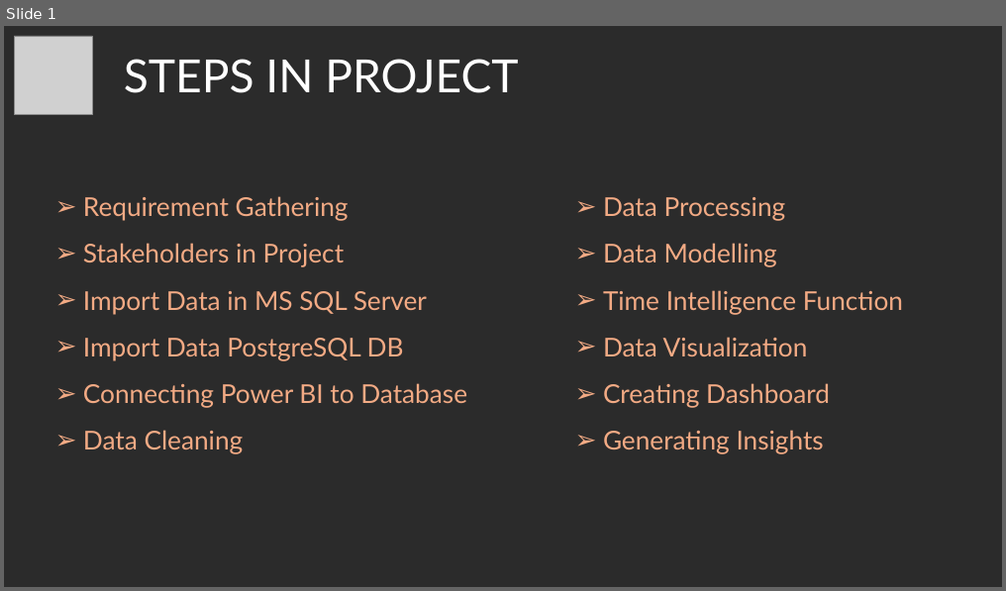
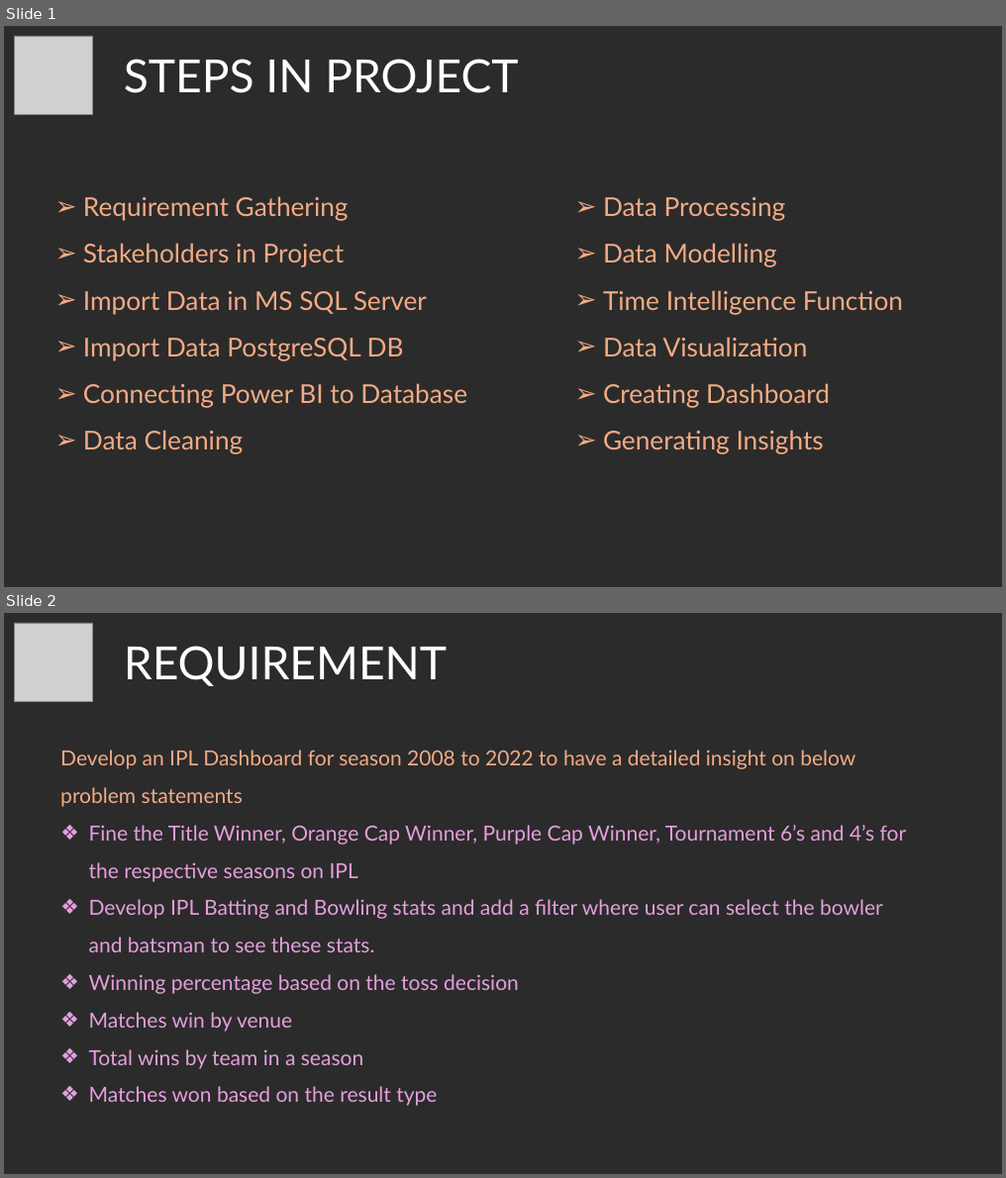
Before and after one commit to CharlieThomasCTG/PowerBI_Cricket_IPL_DashBoard, a slide deck: IPL_analysis_Problem_Statement.pptx. Shown one above the other, each under a label of ours: slide 1 before the commit, slides 1 and 2 after it. The pictures are 1006x591 and 1006x1178 pixels, drawn with LibreOffice and Linux fonts; fonts in the diff are those of the drawing; grey boxes stand for pictures; background and template pictures are left out; a plain dark background stands for a picture behind light text. Boxes give left, top, right and bottom in pixels: in the first picture for what was removed or moved away, otherwise in the second. Text is boxed around its words. In the diff, an @@ line names an element or a change of style, - is before the commit and + after.

```diff
--- a/IPL_analysis_Problem_Statement.pptx
+++ b/IPL_analysis_Problem_Statement.pptx
@@ slide 2 added at (4, 613, 1002, 1174), background picture (left out) @@
@@ picture added at (14, 623, 92, 701) @@
@@ text added at (124, 646, 447, 686), 44 pt, text #FFFFFF @@
+REQUIREMENT
@@ text added at (60, 750, 907, 1106), 20 pt, text #E59EDD @@
+Develop an IPL Dashboard for season 2008 to 2022 to have a detailed insight on below problem statements
+❖ Fine the Title Winner, Orange Cap Winner, Purple Cap Winner, Tournament 6’s and 4’s for the respective seasons on IPL
+❖ Develop IPL Batting and Bowling stats and add a filter where user can select the bowler and batsman to see these stats.
+❖ Winning percentage based on the toss decision
+❖ Matches win by venue
+❖ Total wins by team in a season
+❖ Matches won based on the result type
```
Also in this commit, not shown: 2 other slides added, 3 slides removed.
